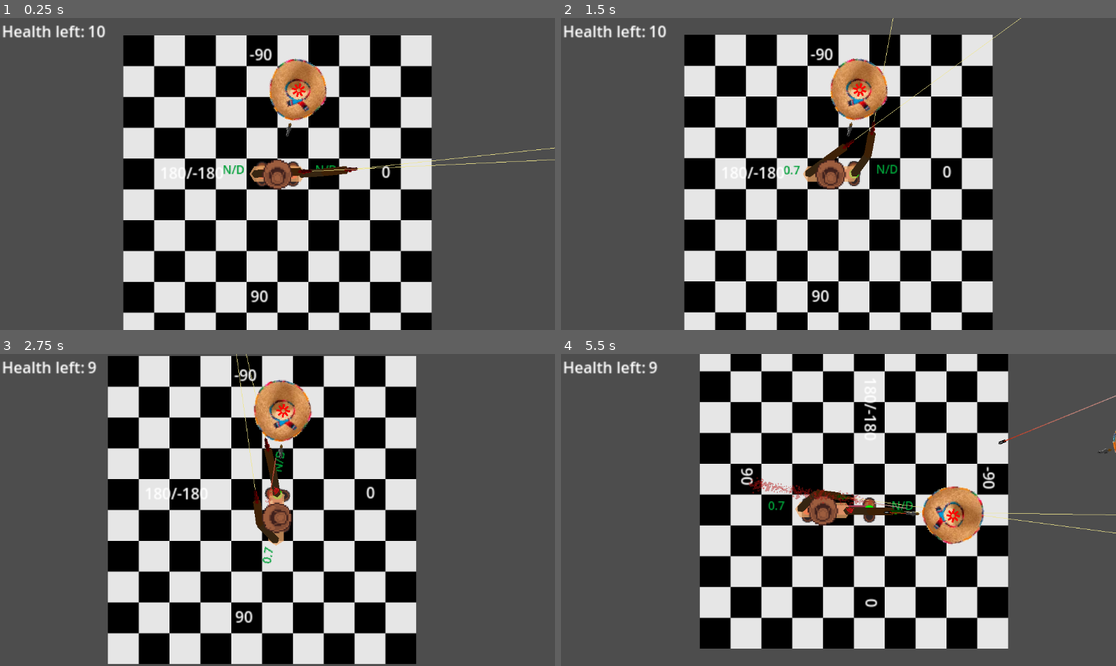
Above: before the commit, frames 1-4 (two rows, left to right).
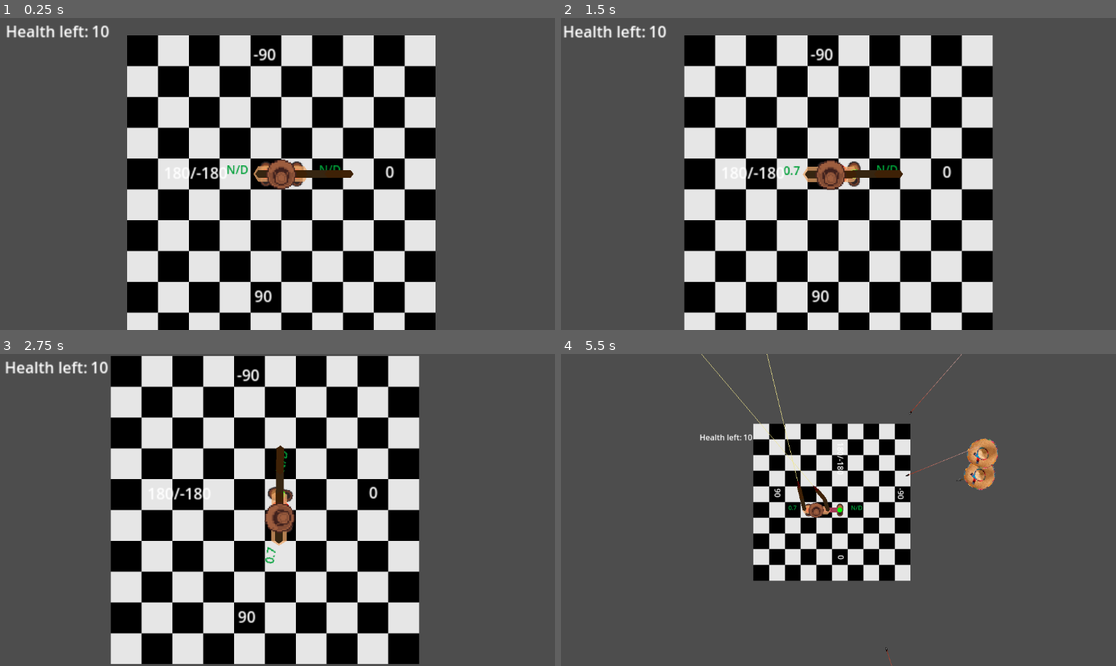
Above: after the commit, the same moments.

Repository: Meatplanter/Kelp_44
Game: Godot game, scene res://game.tscn
Two runs of this game, one before a commit and one after it. Both use one fixed random seed, a clock stepped at 60 frames per second and the inputs below.
Inputs:
- Up to frame 1 (0.25 s): no input
- Up to frame 2 (1.5 s): hold D (LS_move_right) 0.53-1.28 s; hold Shift (TargettingMode, bound only after the commit) 0.53-1.28 s; hold X (LS_move_down) from 1.28 s (still down); tap M (ChangeMode) at 1.35 s
- Up to frame 3 (2.75 s): tap Shift (TargettingMode, bound only after the commit) at 1.55 s; release X (LS_move_down) at 2.03 s; hold D (LS_move_right) from 2.03 s (still down); hold Shift (TargettingMode, bound only after the commit) from 2.03 s (still down)
- Up to frame 4 (5.5 s): release D (LS_move_right) at 2.78 s; release Shift (TargettingMode, bound only after the commit) at 2.78 s; hold Q (LS_move_leftup) 2.78-3.53 s; tap Shift (TargettingMode, bound only after the commit) at 2.85, 3.8, 4.35 s; hold M (ChangeMode) 3.53-4.28 s; hold A (LS_move_left) 3.53-5.03 s; hold X (LS_move_down) from 5.03 s (still down); hold Shift (TargettingMode, bound only after the commit) from 5.03 s (still down)

The runs differ from the first frame. In frame 1, 12% of the frame differs, in the area x 0-100%, y 2-100%; in frame 2, 4.1%; in frame 3, 10%; in frame 4, 47%, in the area x 0-100%, y 0-100%.

Commit message:
Zoom out when aiming

Diff:
--- a/CharBody.tscn
+++ b/CharBody.tscn
@@ -1,9 +1,10 @@
-[gd_scene load_steps=7 format=3 uid="uid://vpi5u34tocl"]
+[gd_scene load_steps=8 format=3 uid="uid://vpi5u34tocl"]
 
 [ext_resource type="Script" uid="uid://cqyv41oyv0lcg" path="res://CharBody.gd" id="1_i5h2e"]
 [ext_resource type="PackedScene" uid="uid://bc2ej70xjolx2" path="res://LeftShoe.tscn" id="2_iaqfm"]
 [ext_resource type="PackedScene" uid="uid://dmw176204y7dd" path="res://RightShoe.tscn" id="3_sl5bb"]
 [ext_resource type="Script" uid="uid://c63kxpwm4xegy" path="res://marker_2d.gd" id="4_e8thm"]
+[ext_resource type="Script" uid="uid://qjt0l3kan22g" path="res://camera_2d.gd" id="5_7aaa2"]
 [ext_resource type="Script" uid="uid://g7fnkyhbdemq" path="res://hp_left.gd" id="5_sl5bb"]
 [ext_resource type="PackedScene" uid="uid://dmant07862ycy" path="res://torso.tscn" id="6_7aaa2"]
 
@@ -34,8 +35,10 @@
 [node name="Camera2D" type="Camera2D" parent="CharBody/Marker2D"]
 ignore_rotation = false
 zoom = Vector2(2, 2)
+position_smoothing_enabled = true
 rotation_smoothing_enabled = true
 rotation_smoothing_speed = 3.0
+script = ExtResource("5_7aaa2")
 
 [node name="LabelHealthLeft" type="Label" parent="CharBody/Marker2D/Camera2D"]
 offset_left = -286.0
--- /dev/null
+++ b/camera_2d.gd
@@ -0,0 +1,30 @@
+extends Camera2D
+
+var normal_zoom := Vector2(2,2)
+
+
+func targetting_mode(a: Vector2, b: Vector2):
+	var newFocus = (Vector2(EnemyManager.maxX,EnemyManager.maxY)+Vector2(EnemyManager.minX,EnemyManager.minY))*0.5
+	global_position = newFocus
+
+	var rect = Rect2(Vector2(EnemyManager.minX,EnemyManager.minY),Vector2.ZERO)
+	rect = rect.expand(Vector2(EnemyManager.maxX,EnemyManager.maxY))
+
+	var viewport_size = get_viewport_rect().size / normal_zoom
+
+	var scale_x = rect.size.x / viewport_size.x
+	var scale_y = rect.size.y / viewport_size.y
+
+	#if camera state = 0 or 2?
+	var scale = max(scale_x, scale_y)
+	#else var scale = min(scale_x, scale_y)?
+
+	zoom = normal_zoom / max(scale,1.0)
+
+
+func _process(delta):
+	if Input.is_action_pressed("TargettingMode"):
+		targetting_mode(Vector2(EnemyManager.minX,EnemyManager.minY),Vector2(EnemyManager.maxX,EnemyManager.maxY))
+	else:
+		zoom = normal_zoom
+		global_position = Global.midpoint
--- a/enemy_manager.gd
+++ b/enemy_manager.gd
@@ -3,6 +3,11 @@
 var enemies: Array = []
 var targetEnemyLeft = null
 var targetEnemyRight = null
+
+var maxX = 0
+var minX = 0
+var maxY = 0
+var minY = 0
 
 func register_enemy(enemy):
 	enemies.append(enemy)
@@ -12,3 +17,20 @@
 
 func get_enemies() -> Array:
 	return enemies
+
+func enemy_scope():
+	maxX = Global.midpoint.x
+	minX = Global.midpoint.x
+	maxY = Global.midpoint.y
+	minY = Global.midpoint.y
+
+	get_enemies()
+	for enemy in enemies:
+		if enemy.global_position.x > maxX:
+			maxX = enemy.global_position.x
+		if enemy.global_position.x < minX:
+			minX = enemy.global_position.x
+		if enemy.global_position.y > maxY:
+			maxY = enemy.global_position.y
+		if enemy.global_position.y < minY:
+			minY = enemy.global_position.y
--- a/game.gd
+++ b/game.gd
@@ -26,9 +26,14 @@
 func _ready() -> void:
 	pass # Replace with function body.
 
+func _draw():
+	draw_circle(Vector2(EnemyManager.minX,EnemyManager.minY),10,Color.RED)
+	draw_circle(Vector2(EnemyManager.maxX,EnemyManager.maxY),10,Color.RED)
 
 # Called every frame. 'delta' is the elapsed time since the previous frame.
 func _process(delta: float) -> void:
+	queue_redraw()
+
 	enemy_count = 0
 	for child in get_children():
 		if child.has_meta("Enemy"):
@@ -55,6 +60,7 @@
 	elif Global.leftWeighted == false && Global.rightWeighted == true:
 		Global.weightedShoe = "right"
 
+
 func _input(event: InputEvent) -> void:
 	if event.is_action_pressed("ChangeMode") && Global.gameMode == 0:
 		Global.gameMode = 1
--- a/game.tscn
+++ b/game.tscn
@@ -1,9 +1,8 @@
-[gd_scene load_steps=8 format=4 uid="uid://i7ssqk3udw6h"]
+[gd_scene load_steps=7 format=4 uid="uid://i7ssqk3udw6h"]
 
 [ext_resource type="Texture2D" uid="uid://3sssh4smi3wv" path="res://Assets/Resized.png" id="1_e2o6t"]
 [ext_resource type="Script" uid="uid://cxp434ialc278" path="res://game.gd" id="1_fc0e3"]
 [ext_resource type="PackedScene" uid="uid://vpi5u34tocl" path="res://CharBody.tscn" id="5_7jktm"]
-[ext_resource type="PackedScene" uid="uid://bqhvigu27dsbf" path="res://enemy.tscn" id="5_ryrav"]
 
 [sub_resource type="TileSetAtlasSource" id="TileSetAtlasSource_fc0e3"]
 texture = ExtResource("1_e2o6t")
@@ -24,6 +23,7 @@
 script = ExtResource("1_fc0e3")
 
 [node name="TileMapLayer" type="TileMapLayer" parent="."]
+z_index = -1
 tile_map_data = PackedByteArray("AAAAAAAAAAAAAAAAAAD+/wAAAAAAAAAAAAD+//7/AAAAAAAAAAAAAP7/AAAAAAAAAAACAP7/AAAAAAAAAAACAA …(320 unchanged characters)…
 tile_set = SubResource("TileSet_7jktm")
 rendering_quadrant_size = 32
@@ -74,8 +74,5 @@
 offset_bottom = -113.0
 text = "-90"
 
-[node name="Enemy" parent="." instance=ExtResource("5_ryrav")]
-position = Vector2(38, -87)
-
 [connection signal="timeout" from="BulletSpawnTime" to="." method="_on_bullet_spawn_time_timeout"]
 [connection signal="timeout" from="SlomoBulletSpawnTime" to="." method="_on_slomo_bullet_spawn_time_timeout"]
--- a/head.gd
+++ b/head.gd
@@ -4,13 +4,20 @@
 
 var crosshair = preload("res://crosshair.tscn")
 
-func _physics_process(delta):
-	if EnemyManager.enemies.size() > 0:
+func look_for_enemy():
+	if EnemyManager.enemies.size() > 0 && EnemyManager.targetEnemyLeft == null:
 		EnemyManager.targetEnemyLeft = EnemyManager.enemies.front()
+
+	if EnemyManager.enemies.size() > 0 && EnemyManager.targetEnemyRight == null:
 		EnemyManager.targetEnemyRight = EnemyManager.enemies.front()
-	else:
+
+	if EnemyManager.enemies.size() == 0:
 		EnemyManager.targetEnemyLeft = null
 		EnemyManager.targetEnemyRight = null
+
+
+func _physics_process(delta):
+	look_for_enemy()
 
 func _process(delta):
 	if EnemyManager.targetEnemyLeft != null:
@@ -22,26 +29,32 @@
 		crosshairRight.global_rotation = PI/4
 		EnemyManager.targetEnemyRight.add_child(crosshairRight)
 
+	EnemyManager.enemy_scope()
 
 
-
-#func _physics_process(delta):
-	#
-	#enemiesInRange.clear()
-	#
-	#for body in get_overlapping_bodies():
-		#if body.has_meta("Enemy") && body.get_meta("Enemy") == true:
-			#enemiesInRange.append(body)
+#func select_next_target_left(direction: Vector2):
+	#if EnemyManager.targetEnemyLeft == null:
+		#return
+##
+	#var enemies = EnemyManager.get_enemies()
+	#var current_pos = EnemyManager.targetEnemyLeft.global_position
+##
+	#var best_enemy: Node2D = null
+	#var best_score = INF
+##
+	#for enemy in enemies:
+		#if enemy == EnemyManager.targetEnemyLeft:
+			#continue
 			#
-	#if enemiesInRange.size() > 0:
-		#targetEnemyLeft = enemiesInRange.front()
-		#targetEnemyRight = enemiesInRange.front()
-		##tween = create_tween()
-		##tween.tween_property(self,"rotation",)
-		##look_at(targetEnemy.global_position)
-	#else:
-		#targetEnemyLeft = null
-		#targetEnemyRight = null
-	#
-	#EnemyManager.targetEnemyLeft = targetEnemyLeft
-	#EnemyManager.targetEnemyRight = targetEnemyRight
+		#var to_enemy = (EnemyManager.enemy.global_position - current_pos).normalized()
+		#
+		## Direction check: only consider enemies roughly in that direction
+		#if direction.dot(to_enemy) > 0.5:  # adjust threshold as needed
+			#var dist = current_pos.distance_to(EnemyManager.enemy.global_position)
+			#if dist < best_score:
+				#best_score = dist
+				#best_enemy = enemy
+				##
+	#if best_enemy:
+		#targetEnemyLeft = best_enemy
+		##highlight_target(targetEnemyLeft)
--- a/project.godot
+++ b/project.godot
@@ -127,3 +127,8 @@
 "events": [Object(InputEventKey,"resource_local_to_scene":false,"resource_name":"","device":-1,"window_id":0,"alt_press …(191 unchanged characters)…
 ]
 }
+TargettingMode={
+"deadzone": 0.2,
+"events": [Object(InputEventKey,"resource_local_to_scene":false,"resource_name":"","device":-1,"window_id":0,"alt_pressed":false,"shift_pressed":false,"ctrl_pressed":false,"meta_pressed":false,"pressed":false,"keycode":0,"physical_keycode":4194325,"key_label":0,"unicode":0,"location":0,"echo":false,"script":null)
+]
+}
Not shown, added: camera_2d.gd.uid
